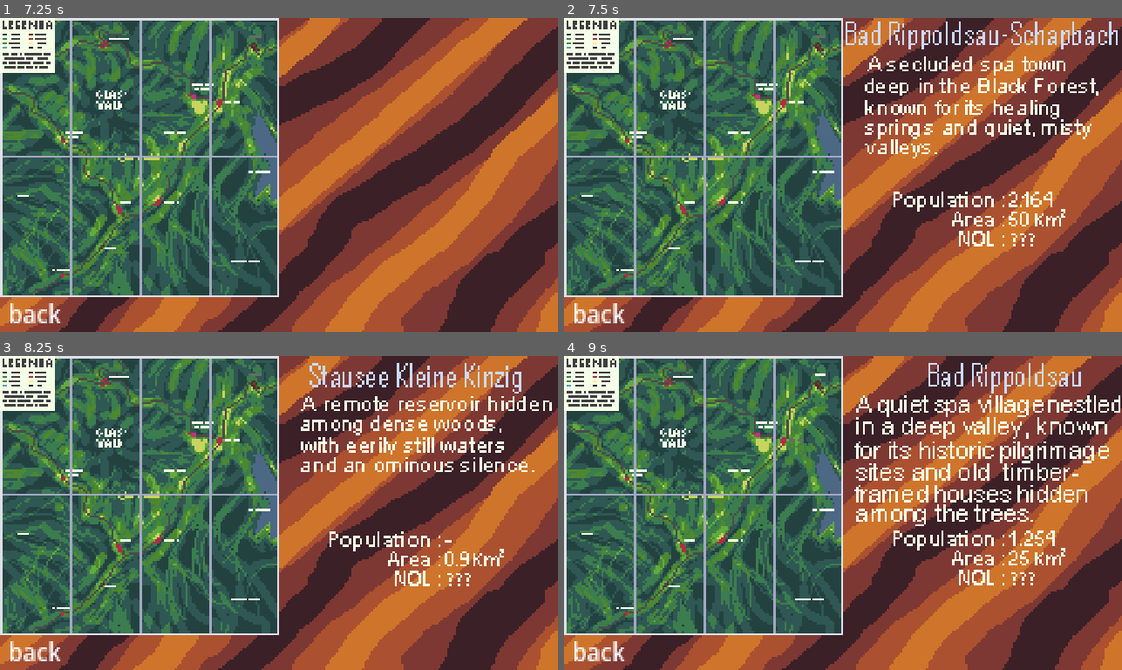
Above: before the commit, frames 1-4 (two rows, left to right).
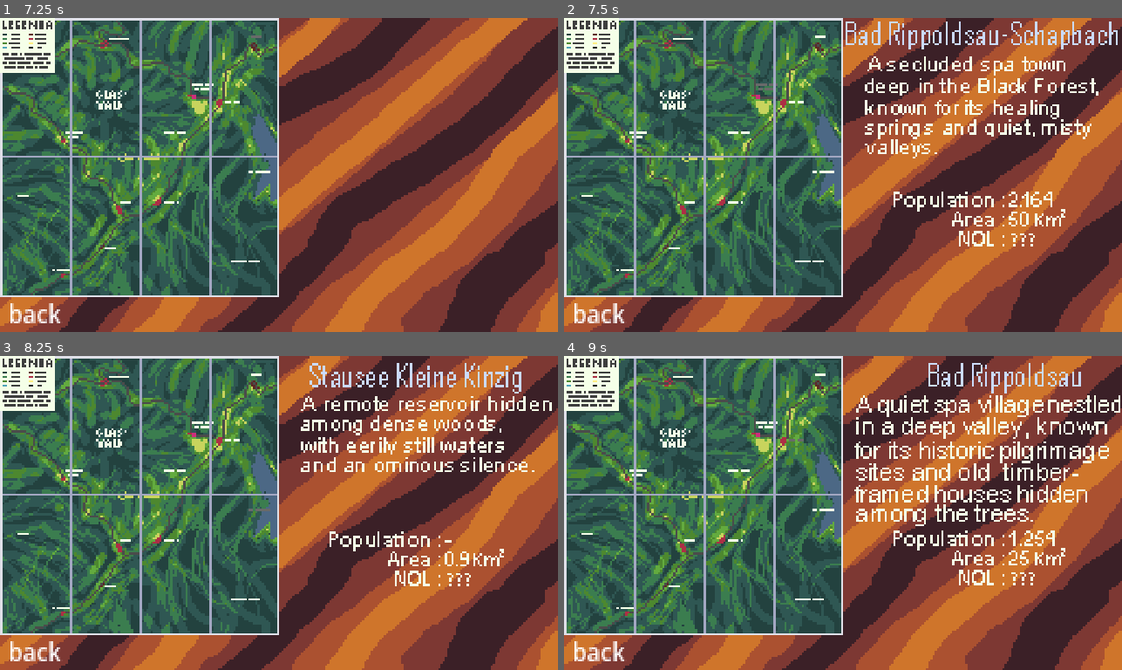
Above: after the commit, the same moments.

Repository: Guusvz/forest
Game: Godot game, scene res://scenes/game.tscn
Same seed, same stepped clock (60 frames per second), same inputs: the game is played once before the commit and once after it. The engine's default icon, where the game draws it, is replaced by a stand-in: a white triangle on a blue panel in a dark square.
Inputs (mouse positions are in pixels of both pictures, inside the frame that each line leads up to):
- Up to frame 1 (7.25 s): tap Enter at 0.5, 2, 3.5 s; move the mouse to (401, 159) at 0.52 s; press the mouse at (401, 159) at 0.53 s; tap Space at 1.25, 2.75 s; move the mouse to (167, 190) at 1.27 s; release the mouse at (167, 190) at 1.28 s; click (167, 190) at 1.35 s; move the mouse to (334, 105) at 2.02 s; press the mouse at (334, 105) at 2.03 s; move the mouse to (251, 237) at 2.77 s; release the mouse at (251, 237) at 2.78 s; click (251, 237) at 2.85 s; move the mouse to (446, 222) at 3.52 s; press the mouse at (446, 222) at 3.53 s; tap M (Map) at 4.15 s; release the mouse at (446, 222) at 4.25 s; click (200, 87) at 4.25 s; click (262, 171) at 5 s; click (228, 102) at 5.75 s; click (256, 36) at 6.5 s
- Up to frame 2 (7.5 s): click (764, 87) at 7.25 s
- Up to frame 3 (8.25 s): click (262, 509) at 8 s
- Up to frame 4 (9 s): click (792, 440) at 8.75 s

Frame 1 is identical in both runs. In frame 2, less than 0.1% of the frame differs, in the area x 34-47%, y 5-24%; in frame 3, less than 0.1%; in frame 4, nothing differs.

Commit message:
escape button

Diff:
--- a/forest/Scripts/map.gd
+++ b/forest/Scripts/map.gd
@@ -9,8 +9,8 @@
 		$"Container/Bad-nogwatText".visible = false
 		$Container/Stausee_tekst.visible = false
 		$Container/BadMinNogwattesText.visible = false
-	#elif event.is_action_pressed("escape")
-
+	elif event.is_action_pressed("escape"):
+		get_tree().quit()
 
 func _on_back_pressed():
 	get_tree().change_scene_to_file("res://scenes/game.tscn")
@@ -59,4 +59,4 @@
 	$Container/KniebisHighlight.visible = true
 
 func _on_knie_mouse_exited():
-	$Container/Orginele_kaart/knie.visible
+	$Container/KniebisHighlight.visible = false
